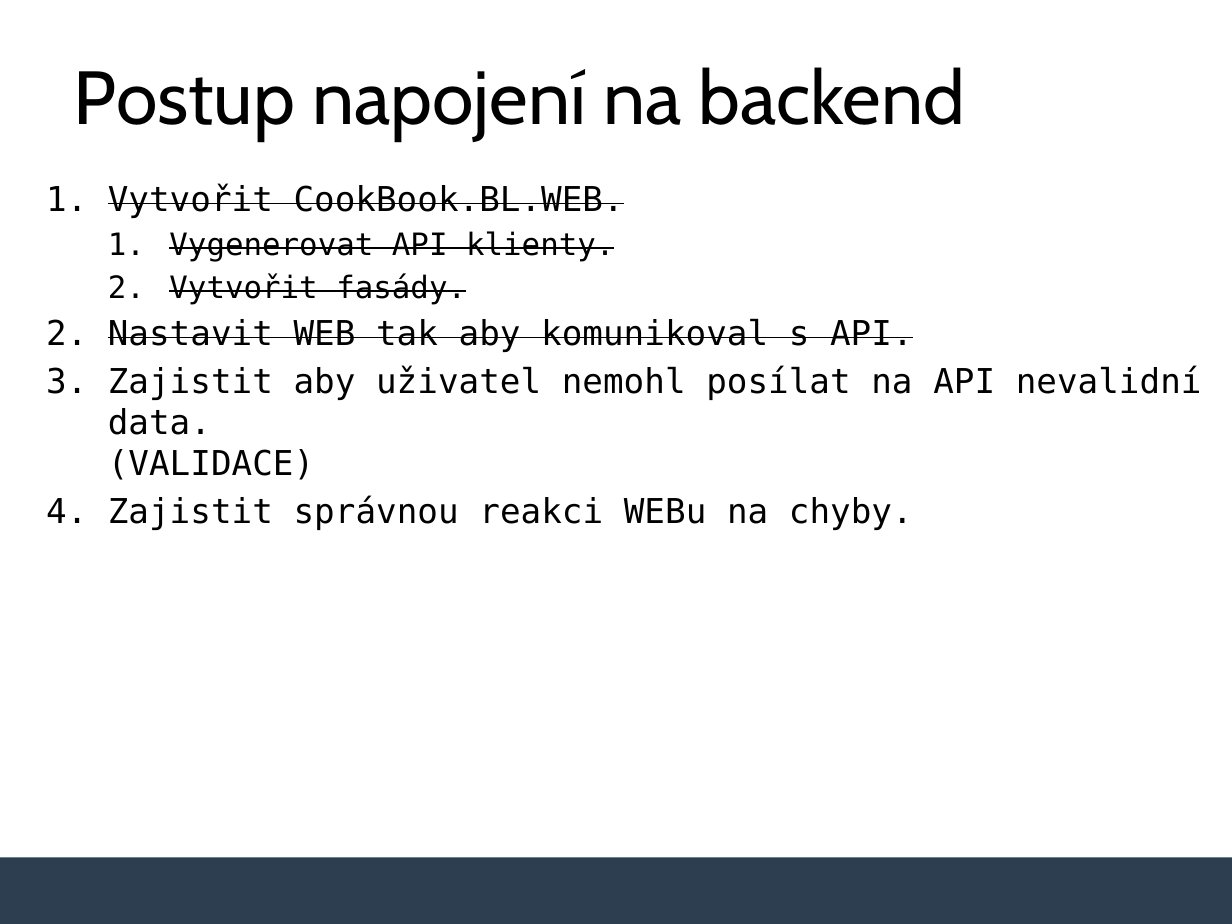
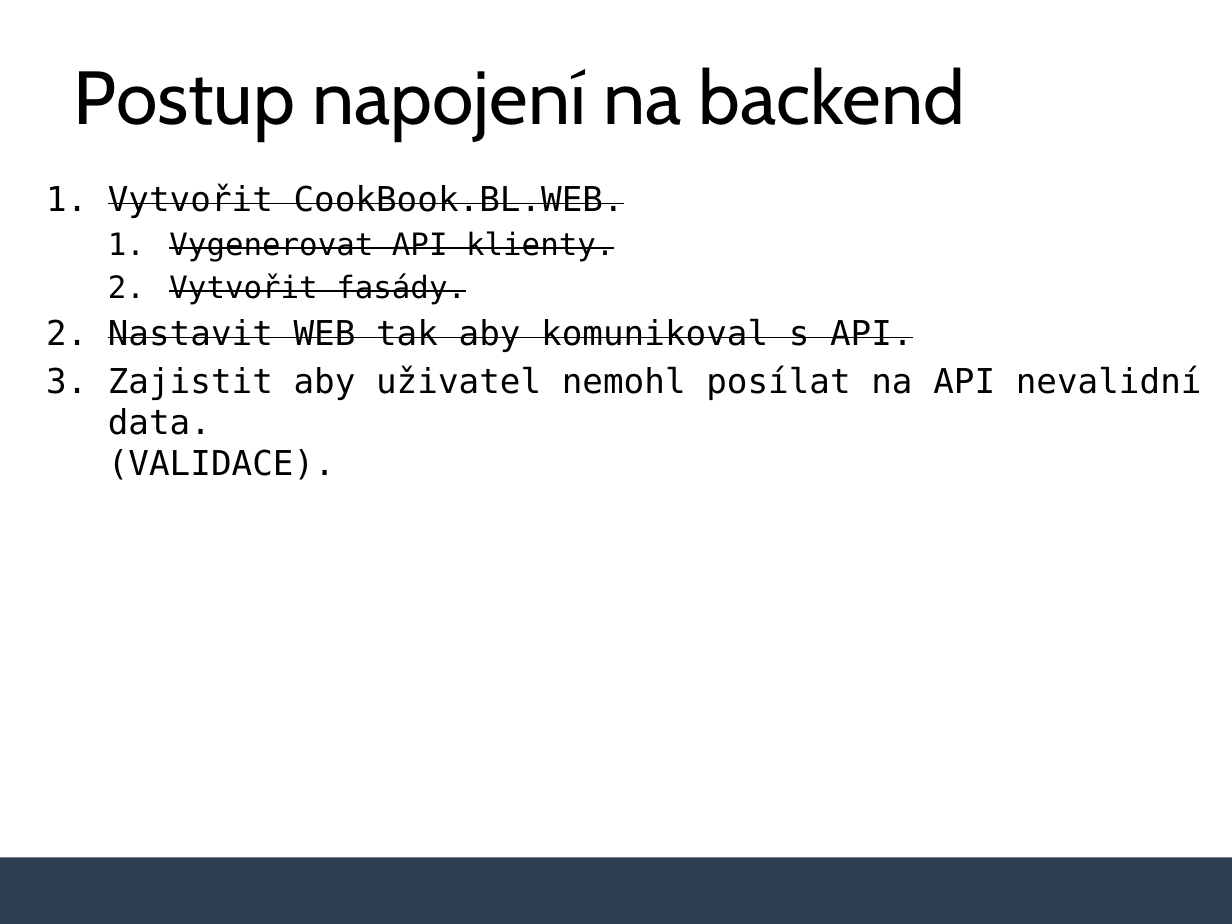
Before and after one commit to MichalTichy/Lecture-Integrating-Blazor-with-Backend, a slide deck: slide 18 of slides.pptx. Drawn at 1232x924 pixels with LibreOffice and Linux fonts; fonts in the diff are those of the drawing; background and template pictures are left out. Boxes give left, top, right and bottom in pixels: in the first picture for what was removed or moved away, otherwise in the second. Text is boxed around its words. In the diff, an @@ line names an element or a change of style, - is before the commit and + after.

Commit message:
final version of presentation

```diff
--- a/slides.pptx
+++ b/slides.pptx
@@ text at box(108, 366, 1202, 480): text changed @@
-3. Zajistit aby uživatel nemohl posílat na API nevalidní data.
-   (VALIDACE)
-4. Zajistit správnou reakci WEBu na chyby.
+3. Zajistit aby uživatel nemohl posílat na API nevalidní data.
+   (VALIDACE).
```
Also in this commit, not shown: 5 other slides changed, 3 slides added, 5 slides removed.
